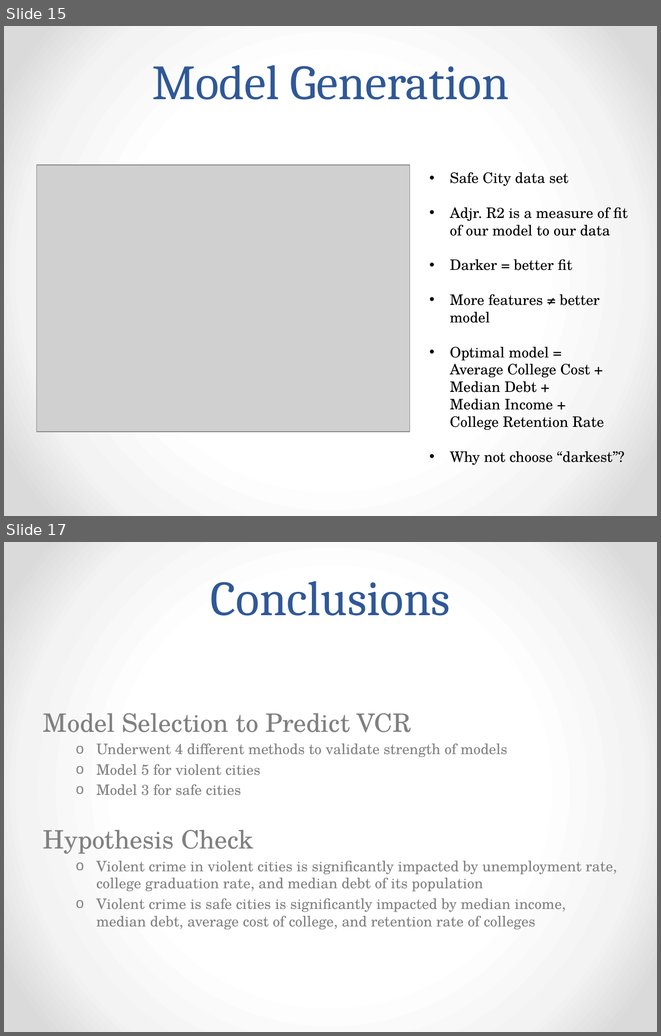
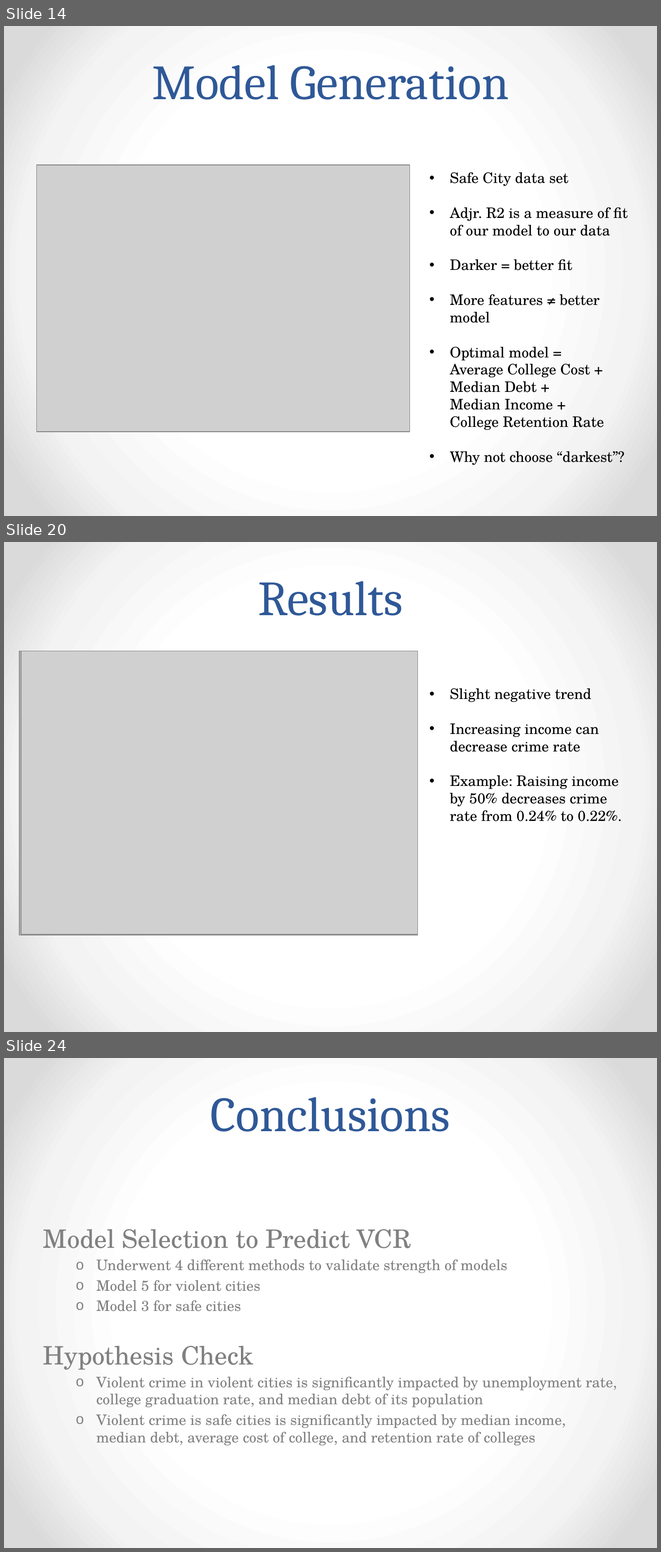
Before and after one commit to Majorfalcon/Foundations-of-Data-Science-Capstone, a slide deck: Capstone – Presentation.pptx. Shown one above the other, each under a label of ours: slides 15 and 17 before the commit, slides 14, 20 and 24 after it; the slides between them are not shown. The pictures are 661x1036 and 661x1552 pixels, drawn with LibreOffice and Linux fonts; fonts in the diff are those of the drawing; grey boxes stand for pictures. Boxes give left, top, right and bottom in pixels: in the first picture for what was removed or moved away, otherwise in the second. Text is boxed around its words. In the diff, an @@ line names an element or a change of style, - is before the commit and + after.

```diff
--- a/Capstone – Presentation.pptx
+++ b/Capstone – Presentation.pptx
@@ slide 20 added at (x1=4, y1=542, x2=657, y2=1032), background gradient #FFFFFF to #F4F4F4 to #DADADA @@
@@ title added at (x1=258, y1=581, x2=403, y2=616), 54 pt, text #2F5897 @@
+Results
@@ picture added at (x1=20, y1=651, x2=418, y2=936) @@
@@ picture added at (x1=21, y1=651, x2=418, y2=934) @@
@@ text added at (x1=450, y1=688, x2=621, y2=821), 16 pt, text #000000 @@
+• Slight negative trend
+• Increasing income can decrease crime rate
+• Example: Raising income by 50% decreases crime rate from 0.24% to 0.22%.
@@ what was slide 15 is now slide 14 @@
@@ what was slide 17 is now slide 24 @@
```
Also in this commit, not shown: 2 slides changed, 7 other slides added, 1 slide removed.
